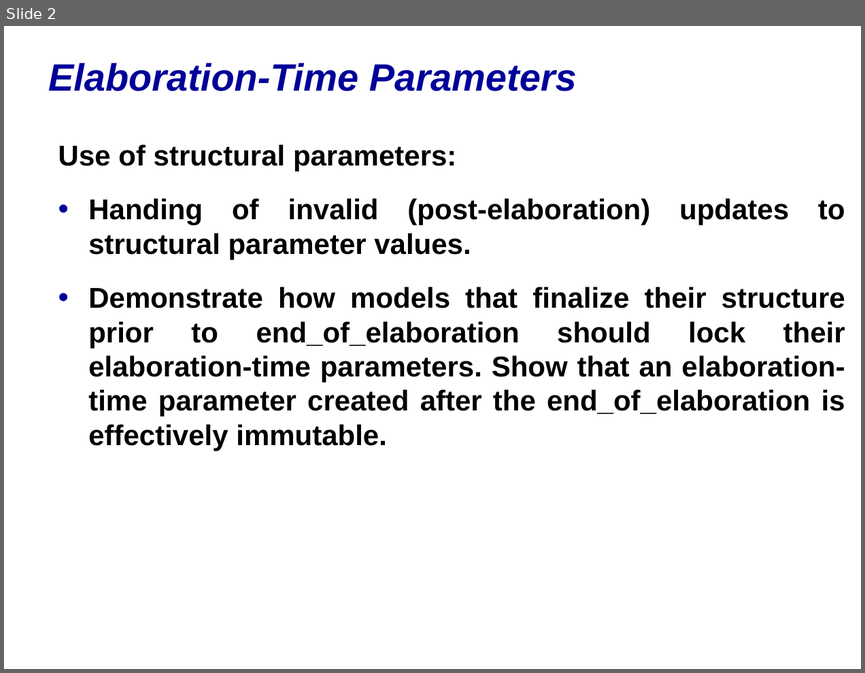
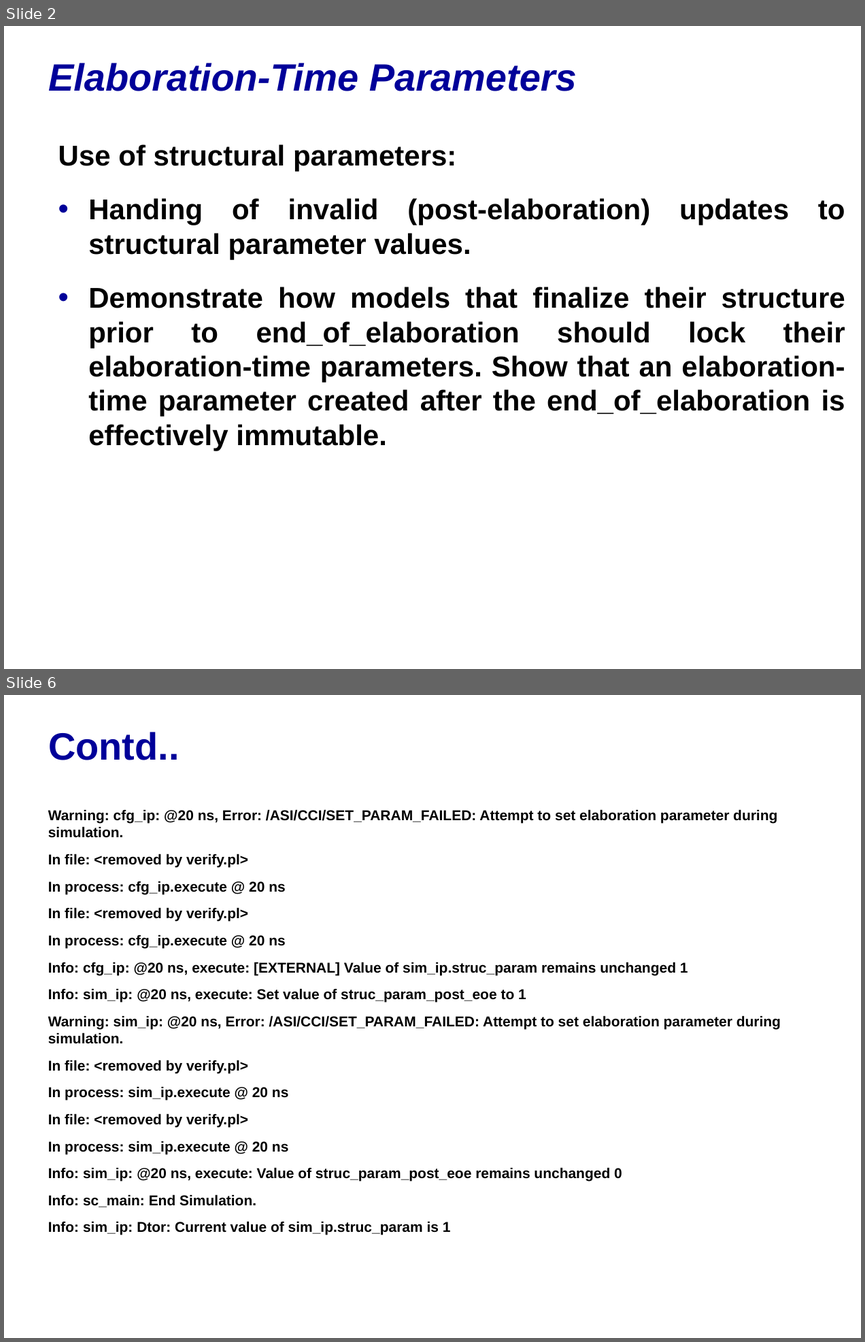
Before and after one commit to accellera-official/cci, a slide deck: examples/ex03_Elab_Time_Param/docs/ex03_Elab_Time_Param.ppt. Shown one above the other, each under a label of ours: slide 2 before the commit, slides 2 and 6 after it; the slides between them are not shown. The pictures are 865x673 and 865x1342 pixels, drawn with LibreOffice and Linux fonts; fonts in the diff are those of the drawing; background and template pictures are left out. Boxes give left, top, right and bottom in pixels: in the first picture for what was removed or moved away, otherwise in the second. Text is boxed around its words. In the diff, an @@ line names an element or a change of style, - is before the commit and + after.

```diff
--- a/examples/ex03_Elab_Time_Param/docs/ex03_Elab_Time_Param.ppt
+++ b/examples/ex03_Elab_Time_Param/docs/ex03_Elab_Time_Param.ppt
@@ slide 6 added at <box>4,695,861,1338</box>, background picture (left out) @@
@@ title added at <box>48,732,179,760</box>, 32 pt, text #000099, bold @@
+Contd..
@@ text added at <box>48,809,781,1235</box>, 12 pt, text #000000, bold @@
+Warning: cfg_ip: @20 ns, Error: /ASI/CCI/SET_PARAM_FAILED: Attempt to set elaboration parameter during simulation.
+In file: <removed by verify.pl>
+In process: cfg_ip.execute @ 20 ns
+In file: <removed by verify.pl>
+In process: cfg_ip.execute @ 20 ns
+Info: cfg_ip: @20 ns, execute: [EXTERNAL] Value of sim_ip.struc_param remains unchanged 1
+Info: sim_ip: @20 ns, execute: Set value of struc_param_post_eoe to 1
+Warning: sim_ip: @20 ns, Error: /ASI/CCI/SET_PARAM_FAILED: Attempt to set elaboration parameter during simulation.
+In file: <removed by verify.pl>
+In process: sim_ip.execute @ 20 ns
+In file: <removed by verify.pl>
+In process: sim_ip.execute @ 20 ns
+Info: sim_ip: @20 ns, execute: Value of struc_param_post_eoe remains unchanged 0
+Info: sc_main: End Simulation.
+Info: sim_ip: Dtor: Current value of sim_ip.struc_param is 1
```
Also in this commit, not shown: 3 slides changed, 2 slides removed, 12 other files.
